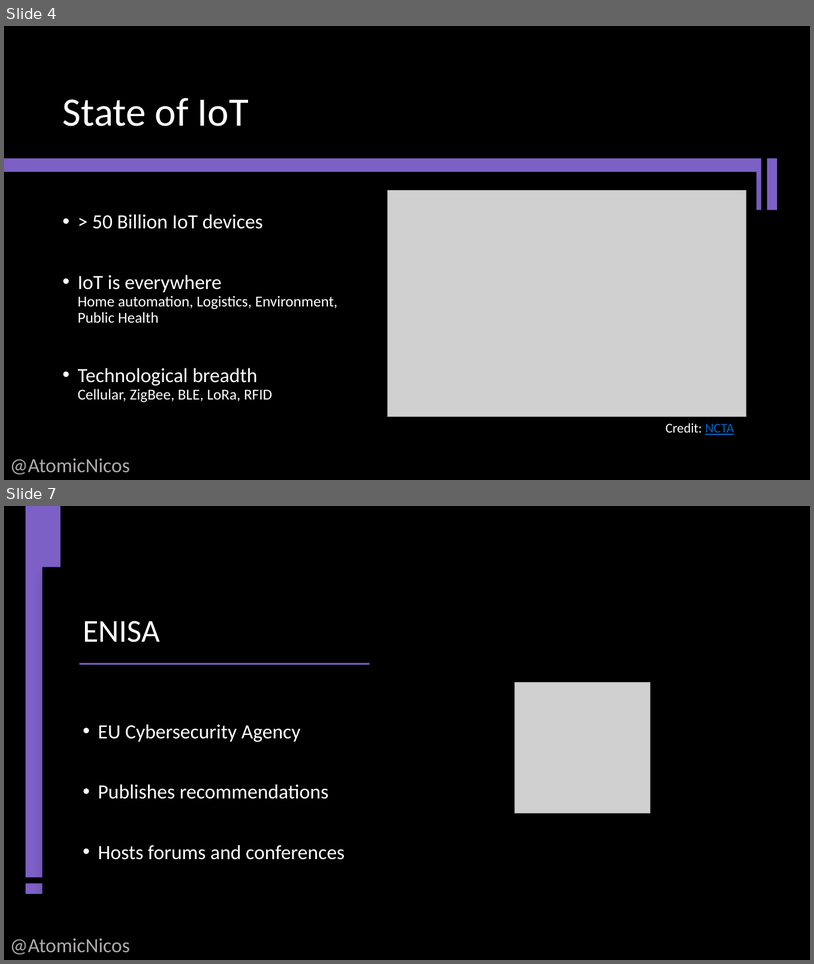
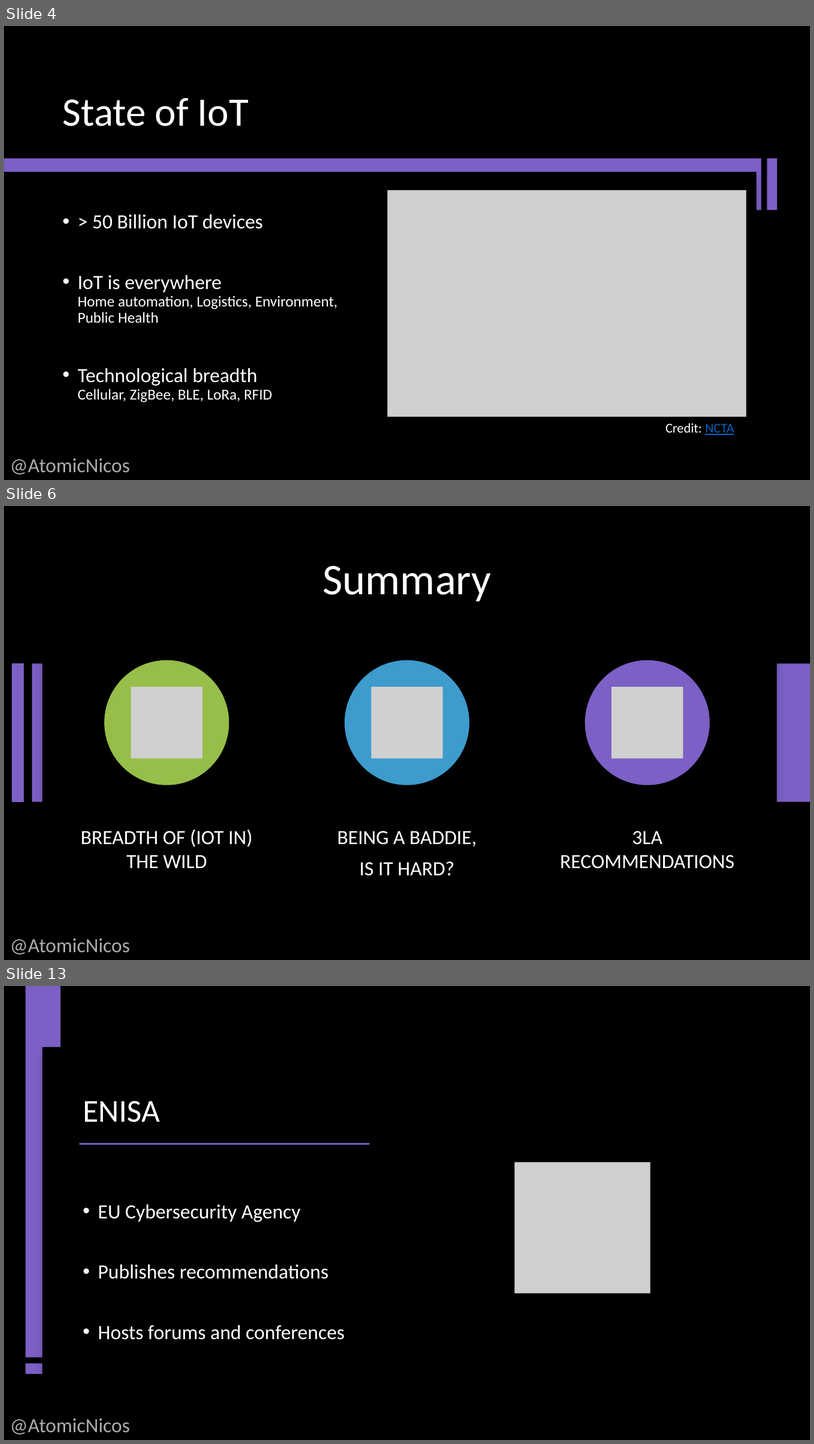
Before and after one commit to AtomicMaya/talks, a slide deck: nicolas-boeckh@bsides-ncl-iot.pptx. Shown one above the other, each under a label of ours: slides 4 and 7 before the commit, slides 4, 6 and 13 after it; the slides between them are not shown. The pictures are 814x964 and 814x1444 pixels, drawn with LibreOffice and Linux fonts; fonts in the diff are those of the drawing; grey boxes stand for pictures. Boxes give left, top, right and bottom in pixels: in the first picture for what was removed or moved away, otherwise in the second. Text is boxed around its words. In the diff, an @@ line names an element or a change of style, - is before the commit and + after.

Commit message:
progress

```diff
--- a/nicolas-boeckh@bsides-ncl-iot.pptx
+++ b/nicolas-boeckh@bsides-ncl-iot.pptx
@@ slide 6 added at (x1=4, y1=506, x2=810, y2=960), background #000000 @@
@@ rectangle added at (x1=42, y1=537, x2=777, y2=928), fill #000000 @@
@@ title added at (x1=323, y1=565, x2=491, y2=601), 52 pt, text #FFFFFF @@
+Summary
@@ line added from (18, 663) to (18, 802), #7C60C6 14 pt @@
@@ rectangle added at (x1=32, y1=663, x2=810, y2=801), fill #7C60C6 @@
@@ group added at (x1=81, y1=660, x2=735, y2=876): 3 ellipses, 3 pictures, 3 texts @@
+BREADTH OF (IOT IN) THE WILD
+BEING A BADDIE,
+IS IT HARD?
+3LA RECOMMENDATIONS
@@ text added at (x1=10, y1=938, x2=130, y2=954), 24 pt, text #AFABAB @@
+@AtomicNicos
@@ what was slide 7 is now slide 13 @@
```
Also in this commit, not shown: 1 slide changed, 6 other slides added, 1 slide removed.
